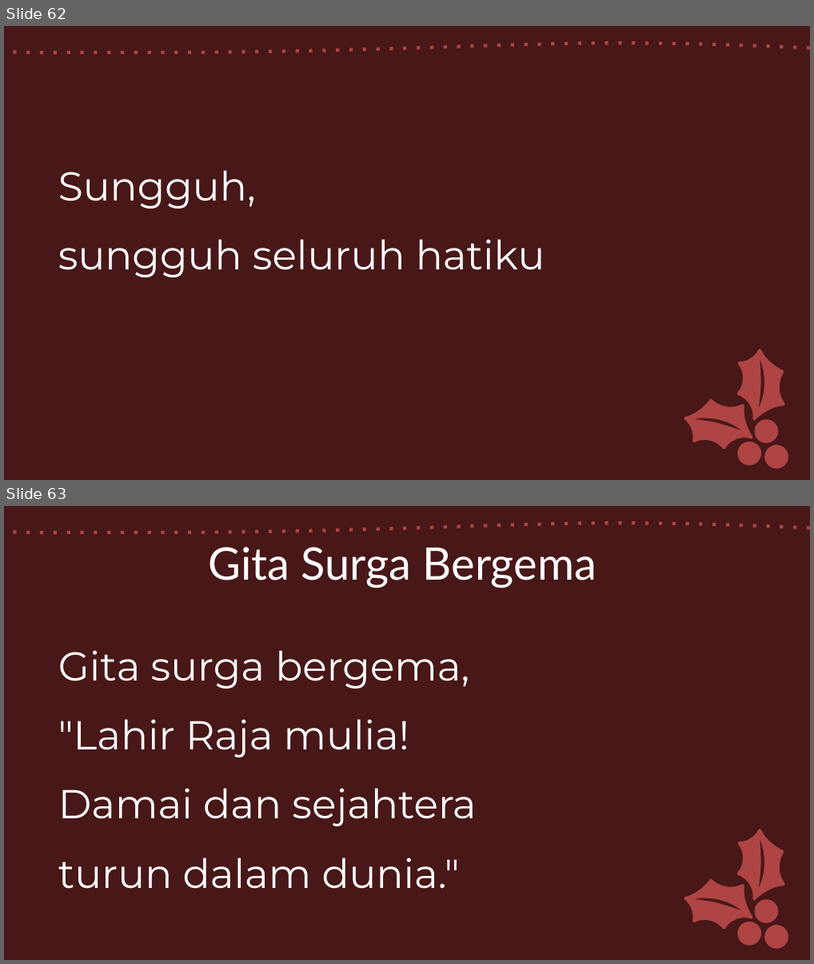
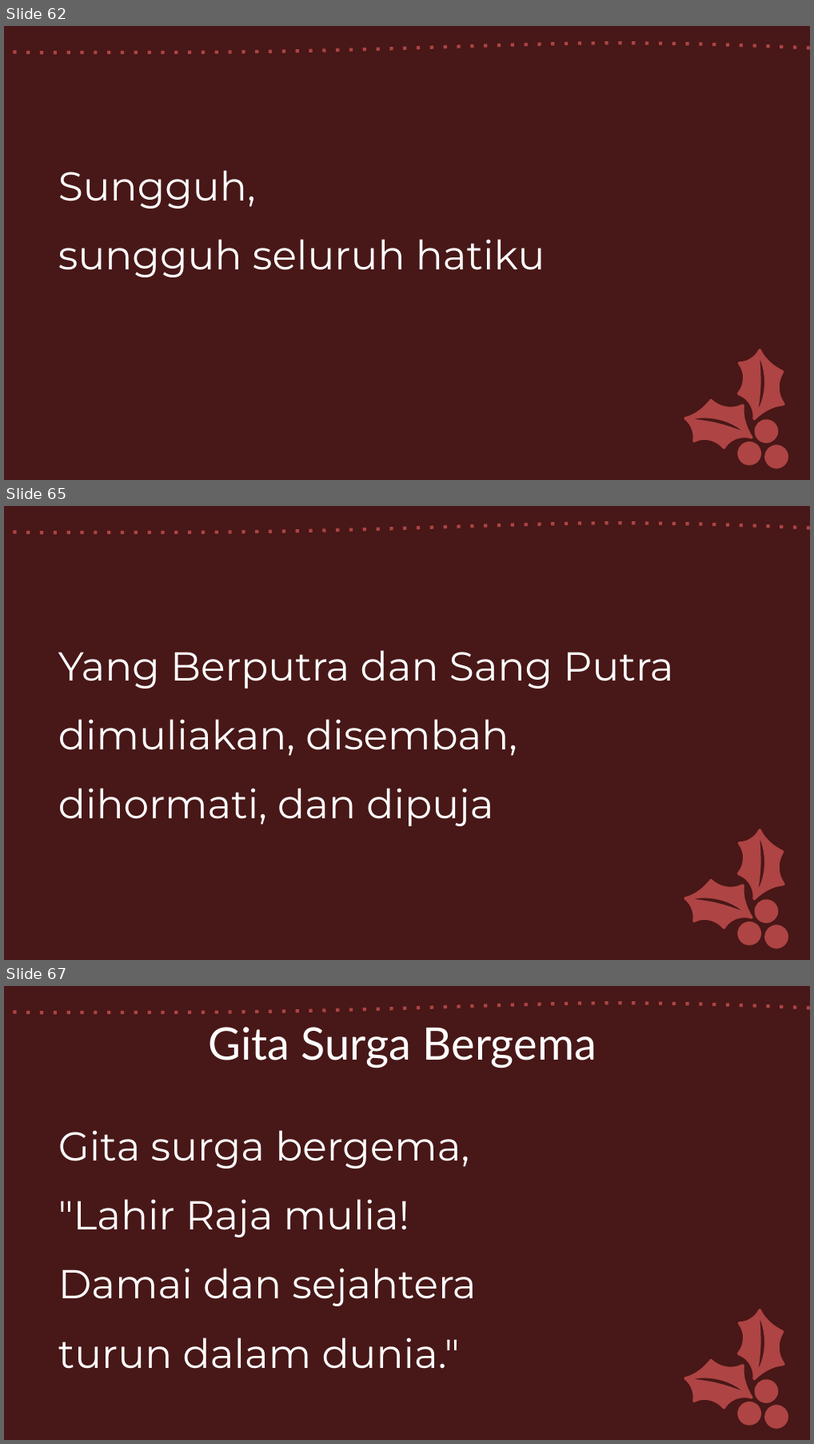
Before and after one commit to laurensius/Slide_Misa_KRC, a slide deck: 2021 01 tanggal 1 Jumat Pertama/Misa Jumat Pertama.pptx. Shown one above the other, each under a label of ours: slides 62 and 63 before the commit, slides 62, 65 and 67 after it; the slides between them are not shown. The pictures are 814x964 and 814x1444 pixels, drawn with LibreOffice and Linux fonts; fonts in the diff are those of the drawing. Boxes give left, top, right and bottom in pixels: in the first picture for what was removed or moved away, otherwise in the second. Text is boxed around its words. In the diff, an @@ line names an element or a change of style, - is before the commit and + after.

```diff
--- a/2021 01 tanggal 1 Jumat Pertama/Misa Jumat Pertama.pptx
+++ b/2021 01 tanggal 1 Jumat Pertama/Misa Jumat Pertama.pptx
@@ slide 65 added at <box>4,506,810,960</box>, background #481818; not listed: 6 template elements that a slide beside it also shows @@
@@ text added at <box>58,650,674,826</box>, 36 pt, text #FFFFFF @@
+Yang Berputra dan Sang Putra
+dimuliakan, disembah,
+dihormati, dan dipuja
@@ what was slide 63 is now slide 67 @@
```
Also in this commit, not shown: 1 slide changed, 3 other slides added, 5 other files.
